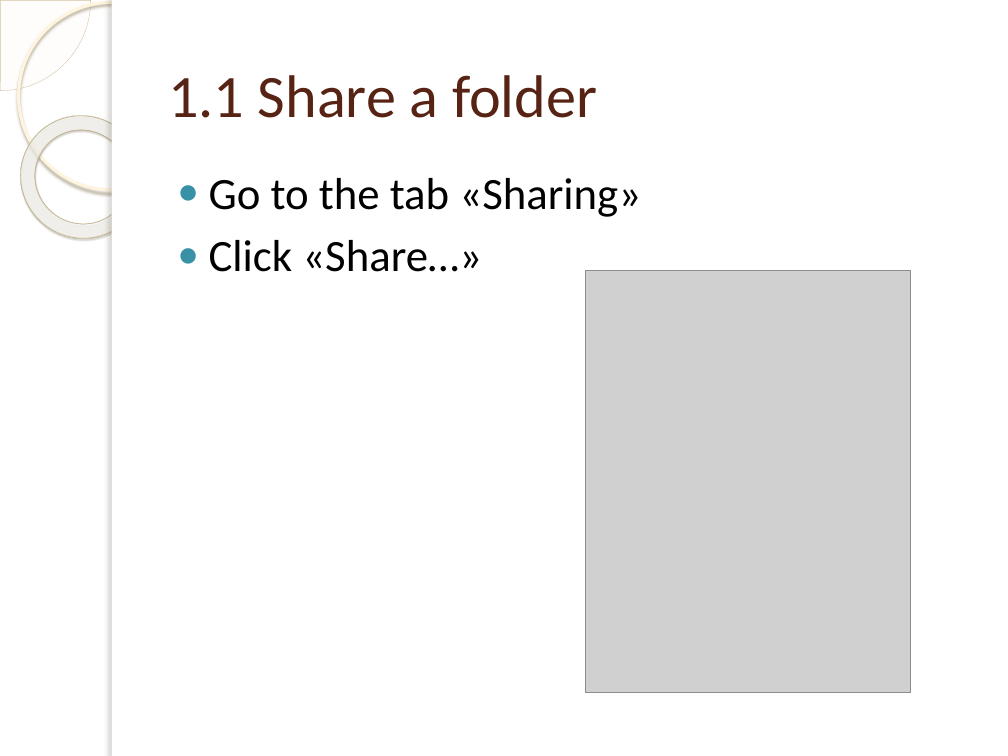
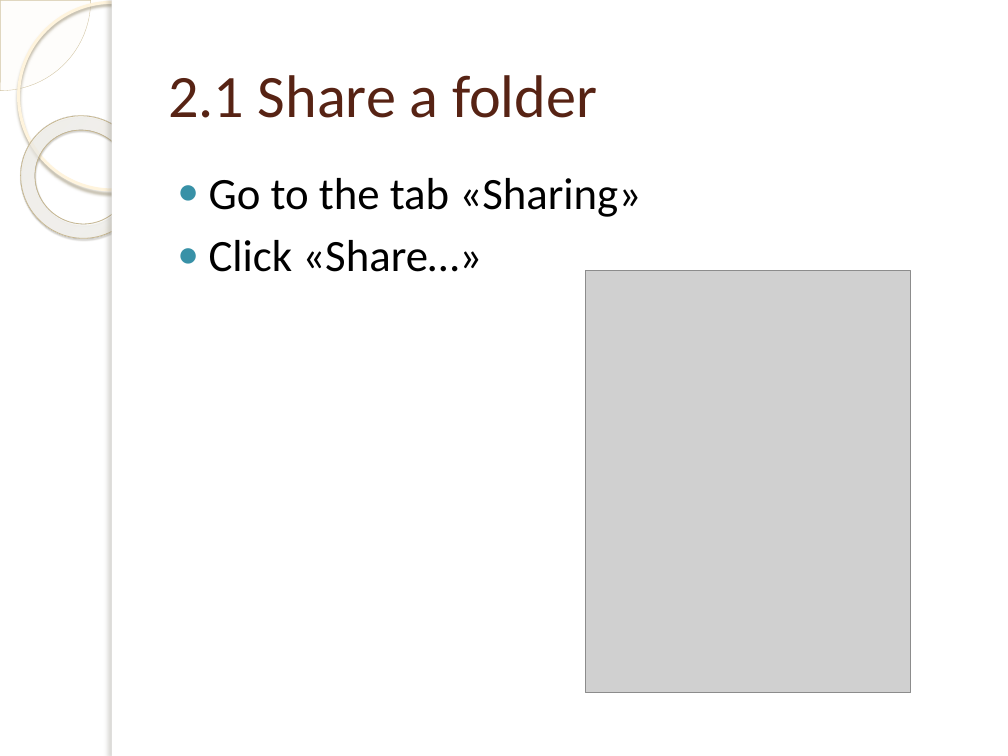
Before and after one commit to Nexolight/PPInfoScreen, a slide deck: slide 5 of files/templates/example.pptx (slide 3 before the commit). Drawn at 1008x756 pixels with LibreOffice and Linux fonts; fonts in the diff are those of the drawing; grey boxes stand for pictures; background and template pictures are left out. Boxes give left, top, right and bottom in pixels: in the first picture for what was removed or moved away, otherwise in the second. Text is boxed around its words. In the diff, an @@ line names an element or a change of style, - is before the commit and + after.

```diff
--- a/files/templates/example.pptx
+++ b/files/templates/example.pptx
@@ title at <box>168,75,597,118</box>: text changed @@
-1.1 Share a folder
+2.1 Share a folder
```
Also in this commit, not shown: 9 other slides changed, 7 other files.
